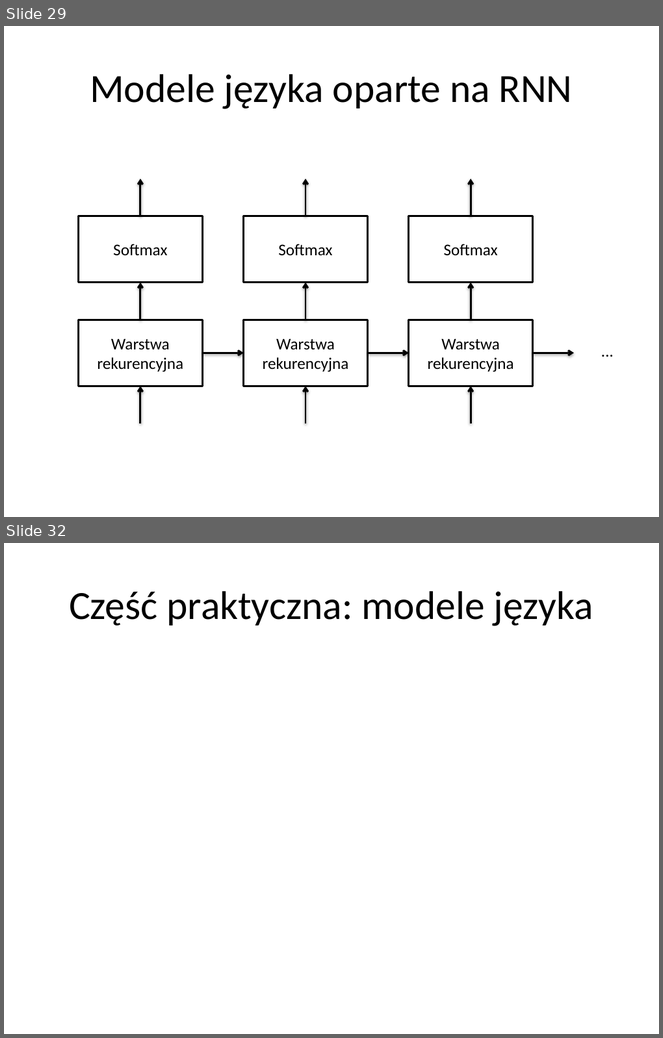
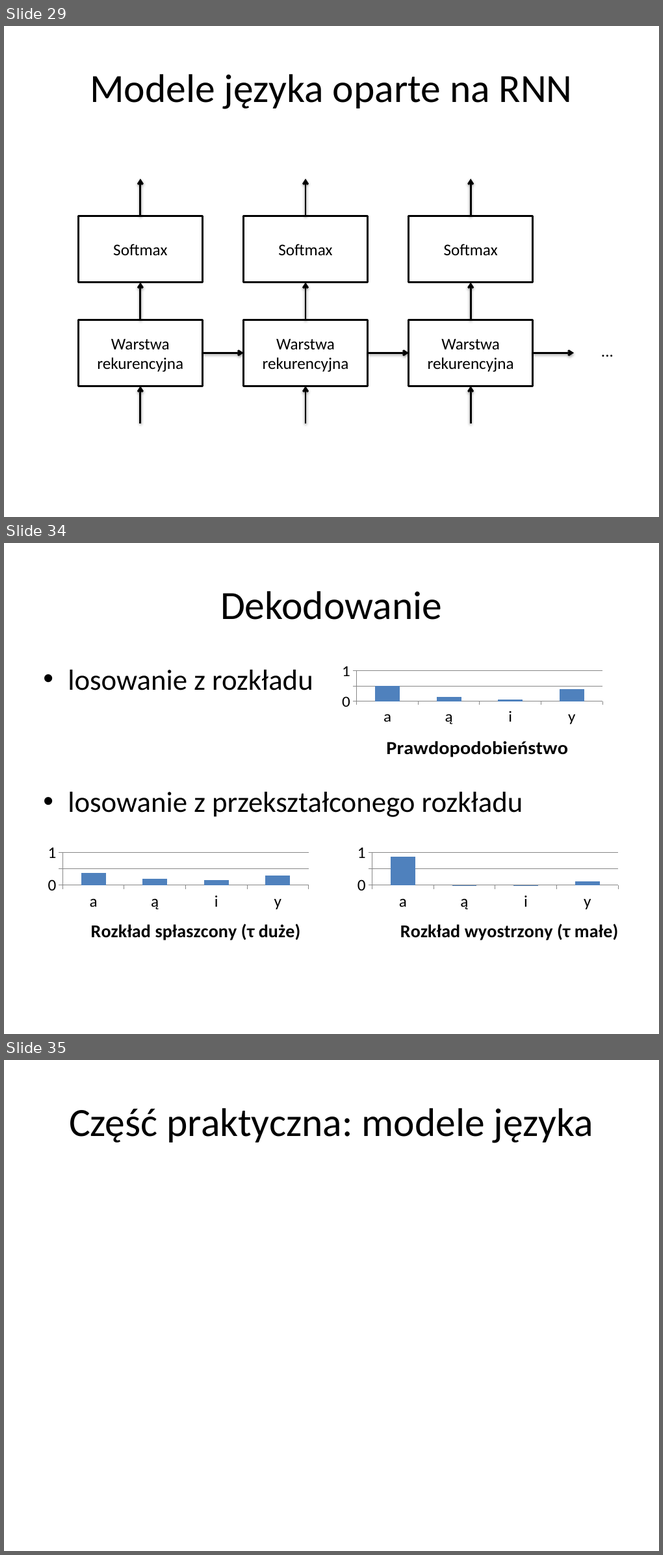
Before and after one commit to tomlimi/workshop-language-modeling, a slide deck: CaseWeek2018_LM.pptx. Shown one above the other, each under a label of ours: slides 29 and 32 before the commit, slides 29, 34 and 35 after it; the slides between them are not shown. The pictures are 663x1038 and 663x1555 pixels, drawn with LibreOffice and Linux fonts; fonts in the diff are those of the drawing. Boxes give left, top, right and bottom in pixels: in the first picture for what was removed or moved away, otherwise in the second. Text is boxed around its words. In the diff, an @@ line names an element or a change of style, - is before the commit and + after.

Commit message:
presentation updated

```diff
--- a/CaseWeek2018_LM.pptx
+++ b/CaseWeek2018_LM.pptx
@@ slide 34 added at <box>4,543,659,1034</box>, background #FFFFFF @@
@@ title added at <box>220,591,442,620</box>, 44 pt, text #000000 @@
+Dekodowanie
@@ column chart added at <box>326,649,612,765</box> @@
+title "Prawdopodobieństwo"
+categories: a, ą, i, y
+Prawdopodobieństwo: 0.5, 0.15, 0.05, 0.4
@@ text added at <box>68,670,523,817</box>, 32 pt, text #000000 @@
+• losowanie z rozkładu
+• losowanie z przekształconego rozkładu
@@ column chart added at <box>32,830,318,946</box> @@
+title "Rozkład spłaszcony (τ duże)"
+categories: a, ą, i, y
+Series 1: 0.37, 0.18, 0.15, 0.3
@@ column chart added at <box>342,830,628,946</box> @@
+title "Rozkład wyostrzony (τ małe)"
+categories: a, ą, i, y
+Series 1: 0.88, 0, 0, 0.12
@@ what was slide 32 is now slide 35 @@
```
Also in this commit, not shown: 4 slides changed, 2 other slides added, 1 other file.
